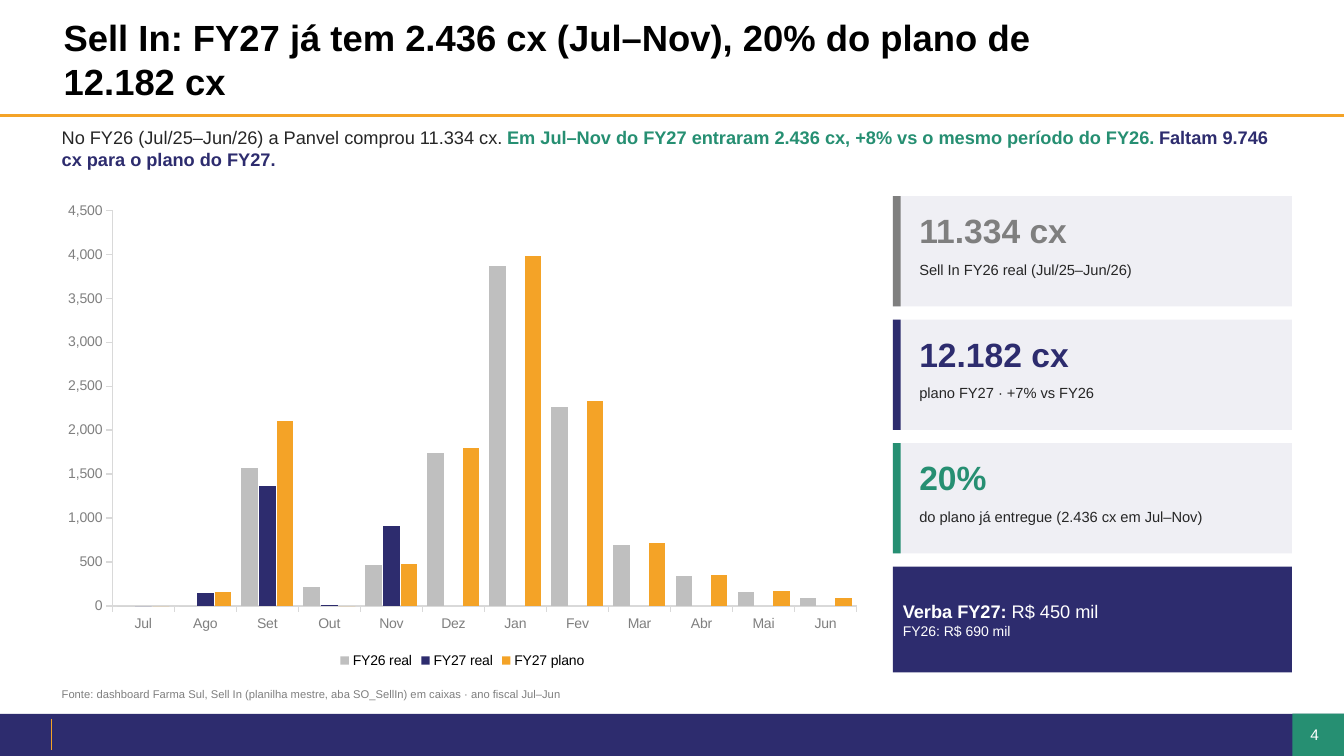
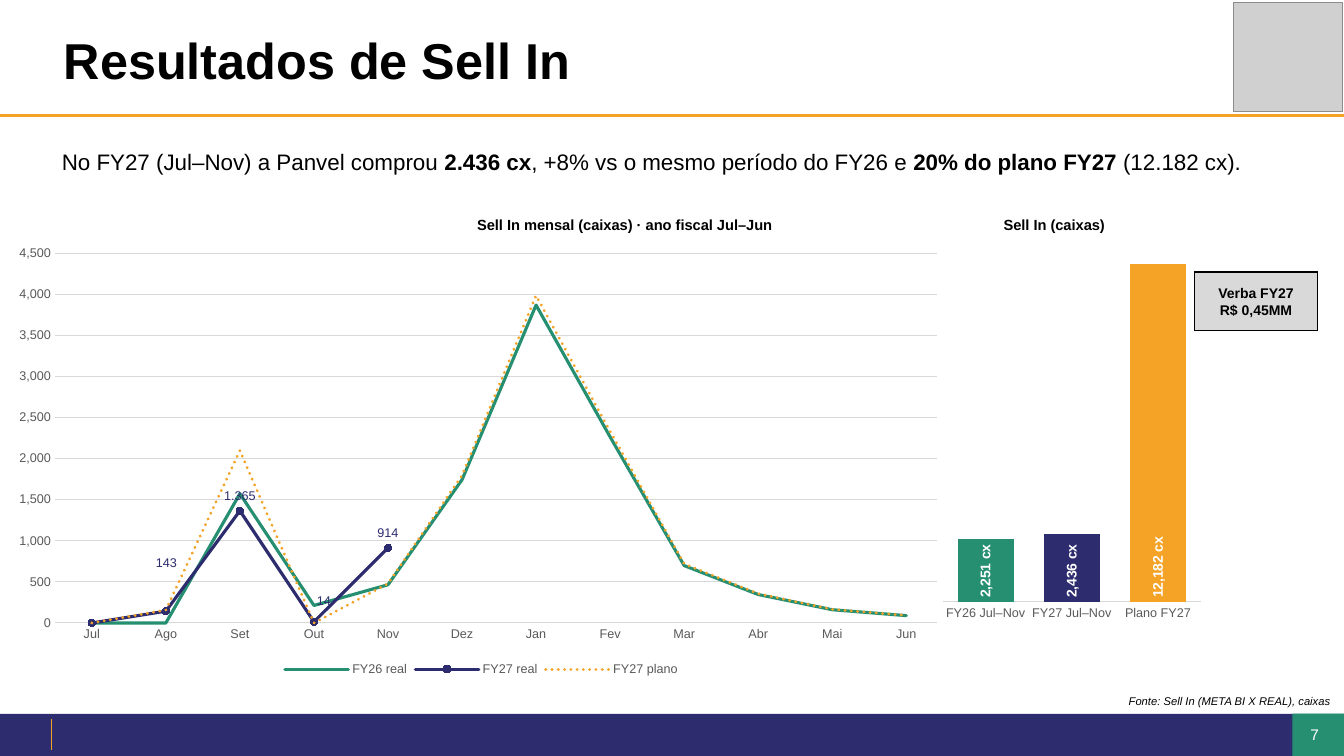
Before and after one commit to giovanoanjos27-del/Dashboard-Farma-sul, a slide deck: slide 7 of jbp/JBP2027_Panvel.pptx (slide 4 before the commit). Drawn at 1344x756 pixels with LibreOffice and Linux fonts; fonts in the diff are those of the drawing; grey boxes stand for pictures; background and template pictures are left out. Boxes give left, top, right and bottom in pixels: in the first picture for what was removed or moved away, otherwise in the second. Text is boxed around its words. In the diff, an @@ line names an element or a change of style, - is before the commit and + after.

```diff
--- a/jbp/JBP2027_Panvel.pptx
+++ b/jbp/JBP2027_Panvel.pptx
@@ rectangle added at (1177,11,1324,104), fill #FFFFFF @@
@@ picture added at (1234,3,1343,112) @@
@@ title at (64,42,570,80): text changed; size 26 to 36 pt @@
-Sell In: FY27 já tem 2.436 cx (Jul–Nov), 20% do plano de 12.182 cx
+Resultados de Sell In
@@ text at (62,153,1241,175): text changed; size 13 to 16 pt; text colour #268F72 to #000000; bold off @@
-No FY26 (Jul/25–Jun/26) a Panvel comprou 11.334 cx. Em Jul–Nov do FY27 entraram 2.436 cx, +8% vs o mesmo período do FY26. Faltam 9.746 cx para o plano do FY27.
+No FY27 (Jul–Nov) a Panvel comprou 2.436 cx, +8% vs o mesmo período do FY26 e 20% do plano FY27 (12.182 cx).
@@ rectangle removed at (893,197,1293,307) @@
@@ rectangle removed at (893,197,901,307) @@
@@ column chart added at (938,206,1207,629) @@
+categories: FY26 Jul–Nov, FY27 Jul–Nov, Plano FY27
+Series 1: 2251, 2436, 12182
@@ column chart at (0,237,963,681) @@
@@ column chart to line chart @@
@@ colour of FY26 real #BFBFBF to #268F72 @@
@@ data labels of FY27 real added @@
@@ legend changed @@
@@ category axis changed @@
@@ value axis changed @@
@@ bar spacing changed @@
@@ background changed @@
@@ line chart: place and size @@
-line chart at (51,193,873,673)
+line chart at (0,237,963,681)
@@ text added at (477,219,772,233), 10.5 pt, text #000000, bold @@
+Sell In mensal (caixas) · ano fiscal Jul–Jun
@@ text removed at (919,219,1067,244) @@
-11.334 cx
@@ text added at (1004,219,1105,233), 10.5 pt, text #000000, bold @@
+Sell In (caixas)
@@ text removed at (919,264,1132,278) @@
-Sell In FY26 real (Jul/25–Jun/26)
@@ rectangle added at (1195,272,1318,331), fill #D9D9D9, outline #000000 1.25 pt, 10 pt, text #000000, bold @@
+Verba FY27
+R$ 0,45MM
@@ rectangle removed at (893,320,1293,430) @@
@@ rectangle removed at (893,320,901,430) @@
@@ text removed at (919,343,1068,368) @@
-12.182 cx
@@ text removed at (919,387,1094,401) @@
-plano FY27 · +7% vs FY26
@@ rectangle removed at (893,444,1293,554) @@
@@ rectangle removed at (893,444,901,554) @@
@@ text removed at (919,466,986,491) @@
-20%
@@ text removed at (919,511,1203,525) @@
-do plano já entregue (2.436 cx em Jul–Nov)
@@ rectangle removed at (893,567,1293,673) @@
-Verba FY27: R$ 450 mil
-FY26: R$ 690 mil
@@ text removed at (62,690,561,700) @@
-Fonte: dashboard Farma Sul, Sell In (planilha mestre, aba SO_SellIn) em caixas · ano fiscal Jul–Jun
@@ text added at (1129,697,1330,708), 8 pt, text #000000, italic @@
+Fonte: Sell In (META BI X REAL), caixas
@@ page number at (1293,715,1337,755): text changed @@
-4
+7
@@ page number at (1310,729,1319,740): text changed @@
-4
+7
```
Also in this commit, not shown: 4 other slides changed, 11 slides added, 9 slides removed, 7 other files.
